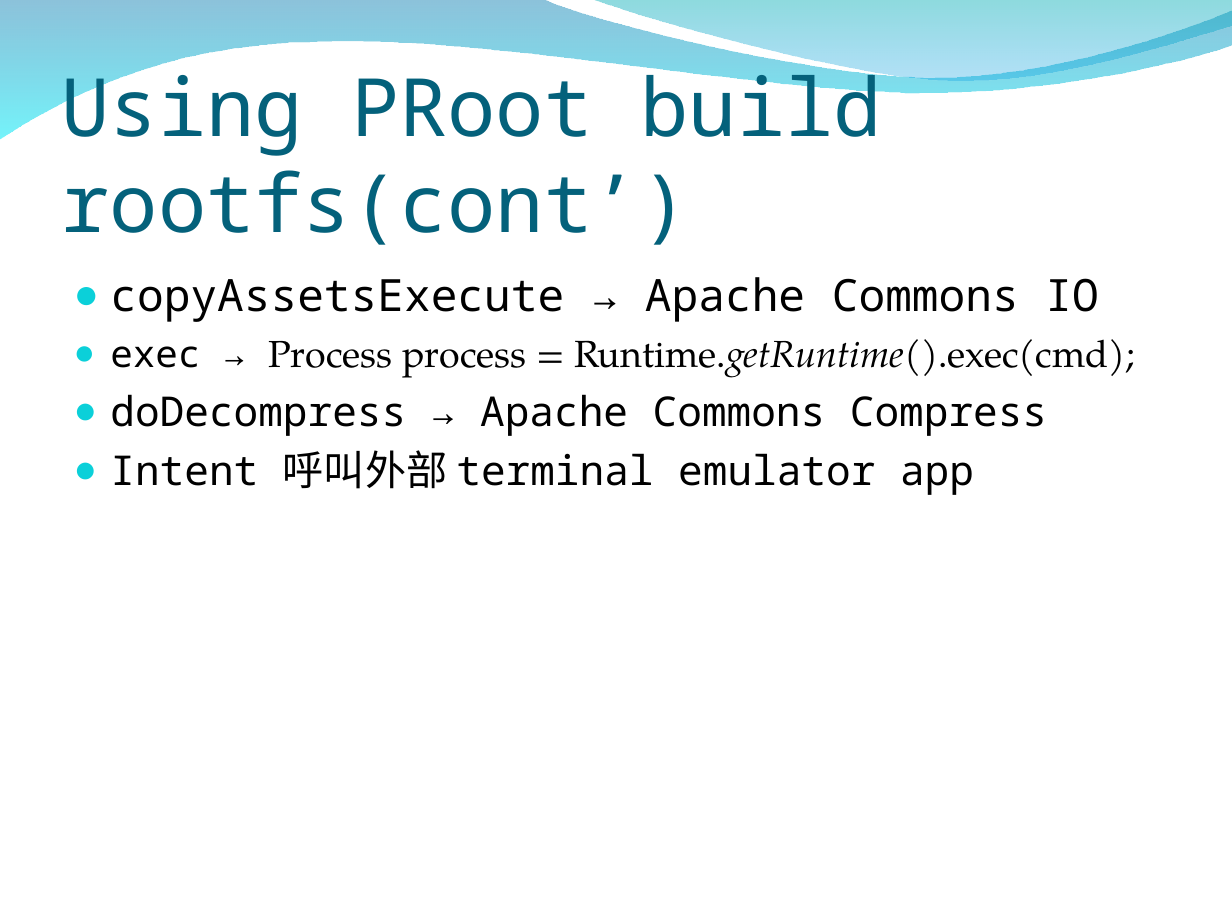
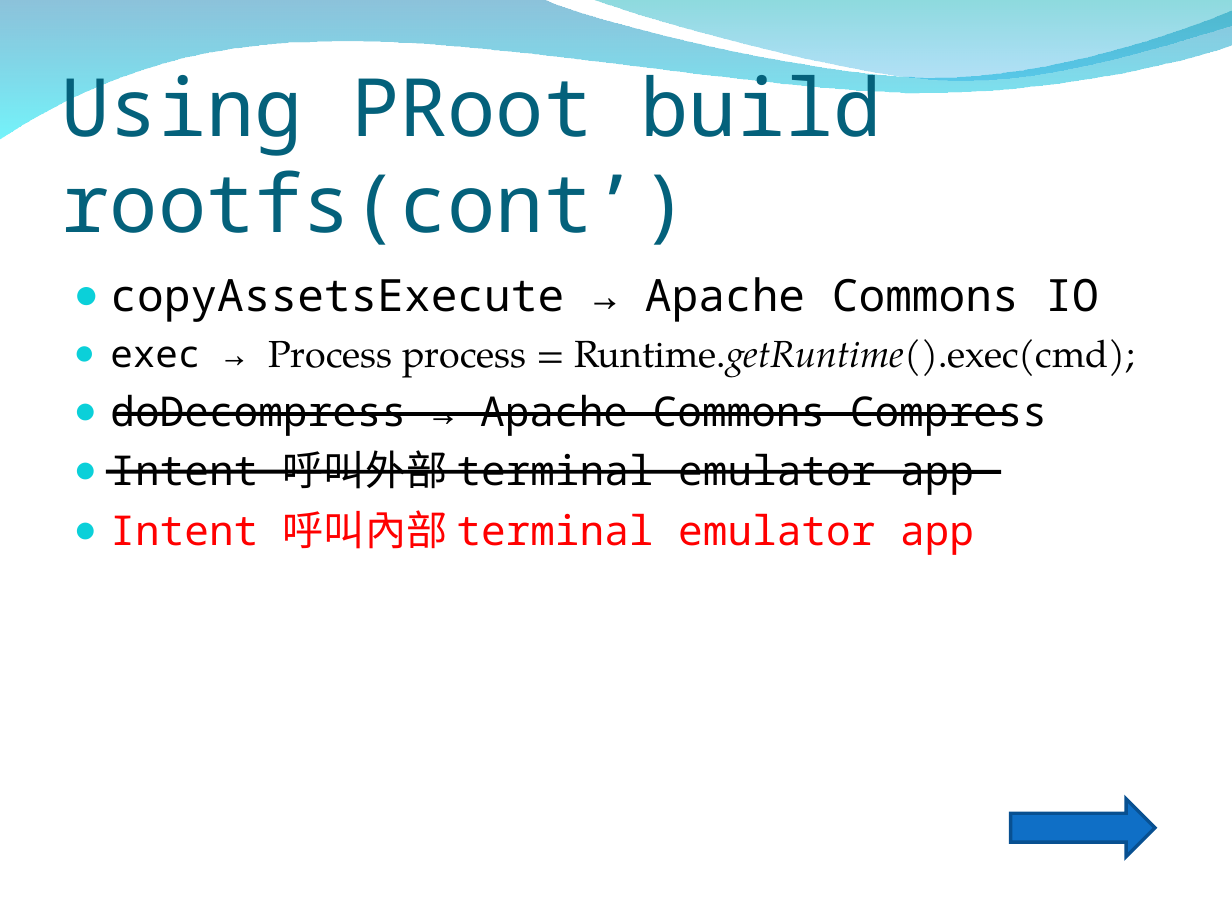
Before and after one commit to peter279k/regular_meeting, a slide deck: slide 17 of Proot.ppt (slide 16 before the commit). Drawn at 1232x924 pixels with LibreOffice and Linux fonts; fonts in the diff are those of the drawing; background and template pictures are left out. Boxes give left, top, right and bottom in pixels: in the first picture for what was removed or moved away, otherwise in the second. Text is boxed around its words. In the diff, an @@ line names an element or a change of style, - is before the commit and + after.

```diff
--- a/Proot.ppt
+++ b/Proot.ppt
@@ line added from (116, 414) to (1010, 414), #000000 2.24 pt @@
@@ line added from (106, 472) to (1002, 472), #000000 2.24 pt @@
@@ text at (x1=110, y1=510, x2=974, y2=555): paragraph added @@
+● Intent 呼叫內部 terminal emulator app
@@ right arrow added at (x1=1010, y1=798, x2=1154, y2=856), fill #0F6FC6, outline #085091 2.01 pt @@
```
Also in this commit, not shown: 8 other slides changed, 9 slides added.
